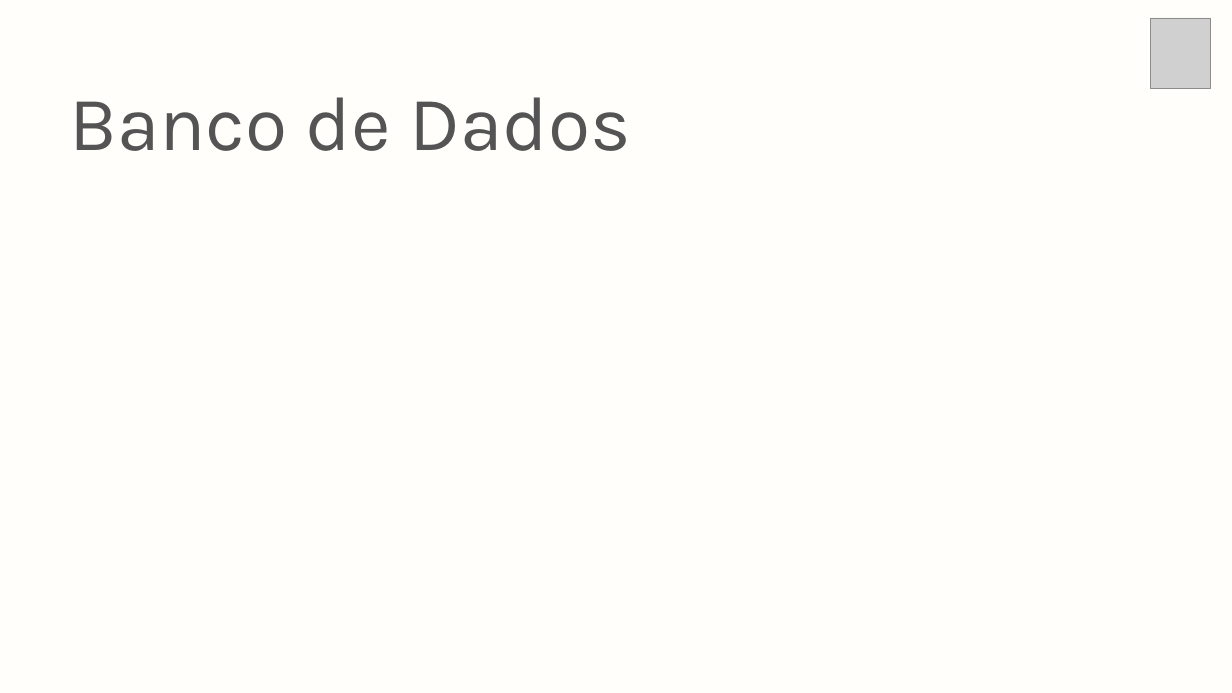
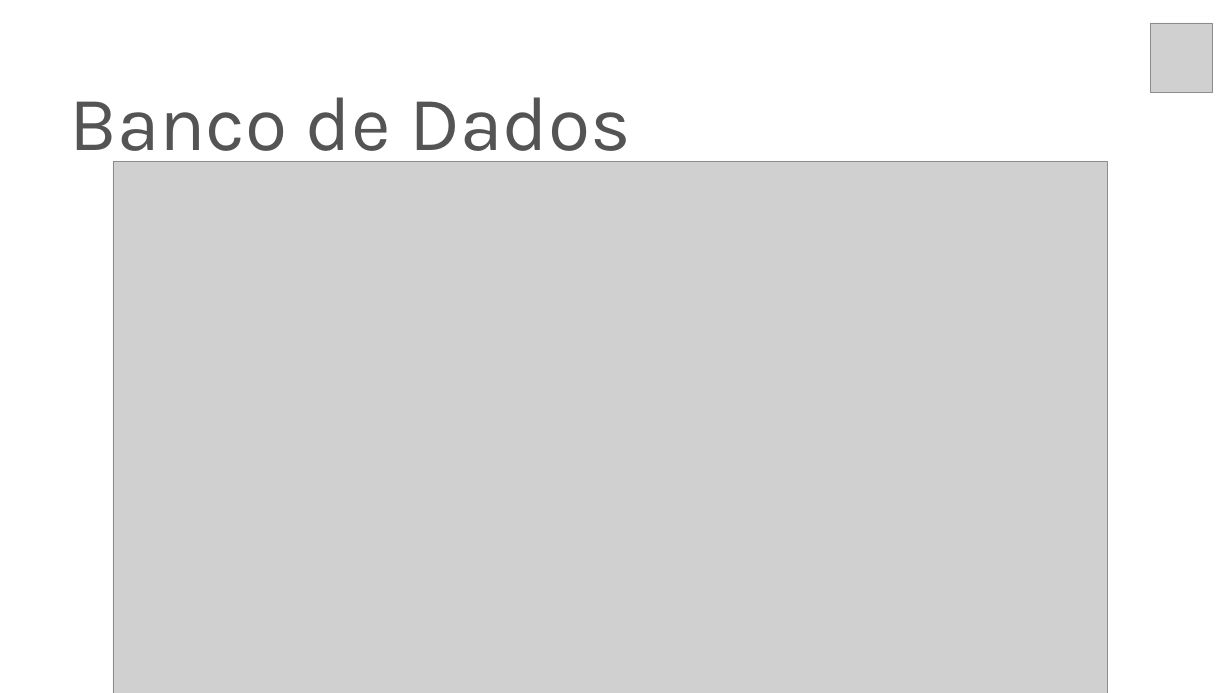
Before and after one commit to christian-raphael/Pyxis, a slide deck: slide 15 of Documentação/Pyxis.pptx. Drawn at 1232x693 pixels with LibreOffice and Linux fonts; fonts in the diff are those of the drawing; grey boxes stand for pictures. Boxes give left, top, right and bottom in pixels: in the first picture for what was removed or moved away, otherwise in the second. Text is boxed around its words. In the diff, an @@ line names an element or a change of style, - is before the commit and + after.

Commit message:
att slide

```diff
--- a/Documentação/Pyxis.pptx
+++ b/Documentação/Pyxis.pptx
@@ background #FFFEFB to #FFFFFF @@
@@ picture moved from (x1=1151, y1=18, x2=1210, y2=88) to (x1=1151, y1=23, x2=1212, y2=92) @@
@@ picture added at (x1=113, y1=161, x2=1107, y2=693) @@
```
Also in this commit, not shown: 2 other slides changed, 2 slides added, 2 slides removed.
